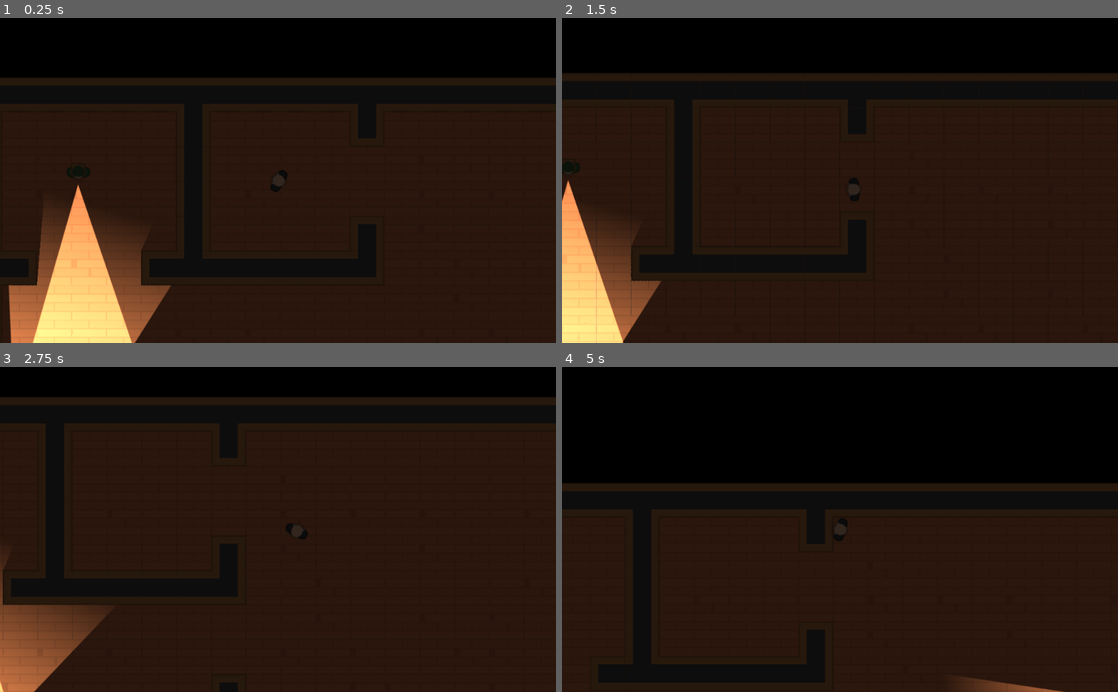
Above: before the commit, frames 1-4 (two rows, left to right).
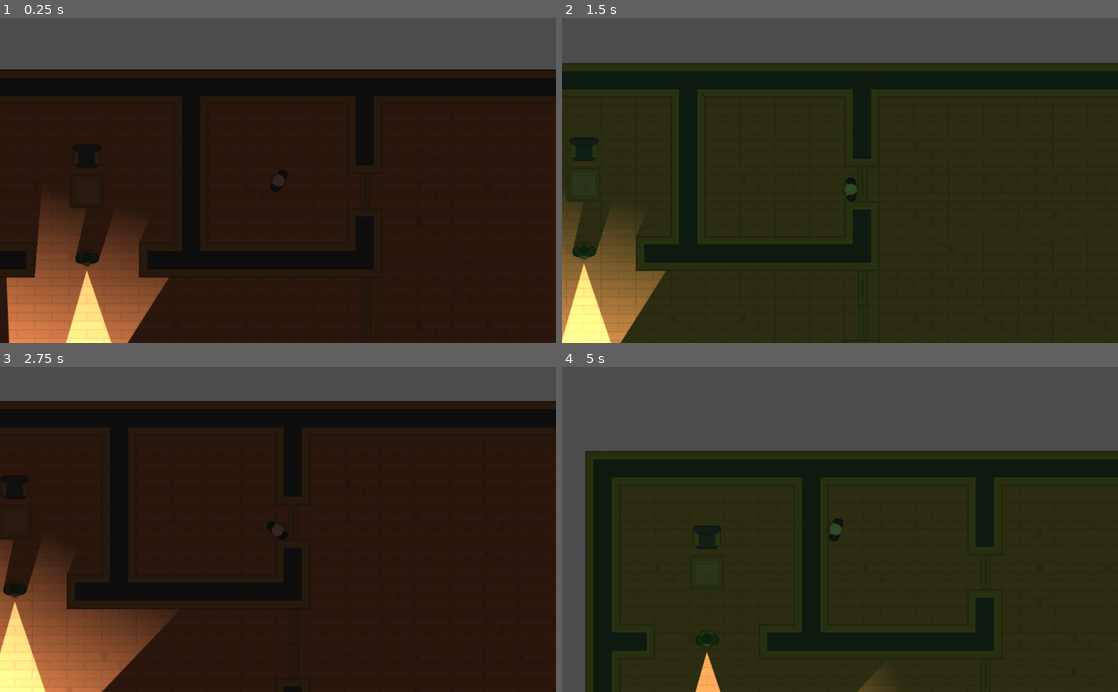
Above: after the commit, the same moments.

Repository: ThierryNathan/HotlineMiamiGodot
Game: Godot game, scene res://Assets/Fases/Level1.2.tscn
The game is run twice, just before and just after one commit, with the same random seed, the same clock (stepped at 60 frames per second) and the same inputs. The project has no main scene, so this scene is started directly.
Inputs (mouse positions are in pixels of both pictures, inside the frame that each line leads up to):
- Up to frame 1 (0.25 s): no input
- Up to frame 2 (1.5 s): tap Enter at 0.5 s; move the mouse to (962, 164) at 0.52 s; hold Right (mover_direita) 0.53-1.28 s; tap F (visão_noturna, bound only after the commit) at 0.6, 1.35 s; click (962, 164) at 0.67 s; move the mouse to (728, 196) at 1.27 s; hold Down (mover_baixo) from 1.28 s (still down); click (728, 196) at 1.42 s
- Up to frame 3 (2.75 s): move the mouse to (333, 458) at 2.02 s; release Down (mover_baixo) at 2.03 s; hold Right (mover_direita) from 2.03 s (still down); tap F (visão_noturna, bound only after the commit) at 2.1 s; click (333, 458) at 2.17 s
- Up to frame 4 (5 s): move the mouse to (812, 594) at 2.77 s; release Right (mover_direita) at 2.78 s; hold Up (mover_cima) 2.78-3.53 s; tap F (visão_noturna, bound only after the commit) at 2.85, 3.6, 4.35 s; click (812, 594) at 2.92 s; move the mouse to (1006, 578) at 3.52 s; hold Left (mover_esquerda) from 3.53 s (still down); click (1006, 578) at 3.67 s; move the mouse to (673, 480) at 4.27 s; click (673, 480) at 4.42 s

The runs differ from the first frame. In frame 1, 26% of the frame differs, in the area x 0-100%, y 0-100%; in frame 2, 32%; in frame 3, 24%; in frame 4, 60%.
Error in both runs: Invalid get index '0' (on base: 'PoolVector2Array'). (res://Assets/Scripts/Guarda.gd:26)

Commit message:
add doors and nightvision

Diff:
--- a/HOTLINE MIAMI FALSO/Assets/Fases/FaseBase.tscn
+++ b/HOTLINE MIAMI FALSO/Assets/Fases/FaseBase.tscn
@@ -1,7 +1,126 @@
-[gd_scene load_steps=3 format=2]
+[gd_scene load_steps=16 format=2]
 
 [ext_resource path="res://Assets/TileSets/Tiles.tres" type="TileSet" id=1]
 [ext_resource path="res://Assets/Personagens/PlasticSnake.tscn" type="PackedScene" id=2]
+[ext_resource path="res://Assets/GFX/Tilesheet/tilesheet_complete.png" type="Texture" id=3]
+[ext_resource path="res://Assets/Interface/ModoDeVisao.tscn" type="PackedScene" id=4]
+
+[sub_resource type="OccluderPolygon2D" id=1]
+polygon = PoolVector2Array( 4, 16, 4, 56, 60, 56, 60, 16, 52, 16, 48, 12, 16, 12, 12, 16 )
+
+[sub_resource type="ConvexPolygonShape2D" id=2]
+points = PoolVector2Array( 4, 16, 12, 16, 12, 12, 48, 12, 48, 16, 56, 16, 60, 16, 60, 56, 4, 56 )
+
+[sub_resource type="OccluderPolygon2D" id=3]
+polygon = PoolVector2Array( 64, 64, 0, 64, 0, 0, 64, 0 )
+
+[sub_resource type="ConvexPolygonShape2D" id=4]
+points = PoolVector2Array( 64, 64, 0, 64, 0, 0, 64, 0 )
+
+[sub_resource type="OccluderPolygon2D" id=5]
+polygon = PoolVector2Array( 64, 64, 0, 64, 0, 0, 64, 0 )
+
+[sub_resource type="ConvexPolygonShape2D" id=6]
+points = PoolVector2Array( 64, 64, 0, 64, 0, 0, 64, 0 )
+
+[sub_resource type="OccluderPolygon2D" id=7]
+polygon = PoolVector2Array( 64, 64, 0, 64, 0, 0, 64, 0 )
+
+[sub_resource type="ConvexPolygonShape2D" id=8]
+points = PoolVector2Array( 64, 64, 0, 64, 0, 0, 64, 0 )
+
+[sub_resource type="OccluderPolygon2D" id=9]
+polygon = PoolVector2Array( 64, 64, 0, 64, 0, 0, 64, 0 )
+
+[sub_resource type="ConvexPolygonShape2D" id=10]
+points = PoolVector2Array( 64, 64, 0, 64, 0, 0, 64, 0 )
+
+[sub_resource type="TileSet" id=11]
+0/name = "Poltrona"
+0/texture = ExtResource( 3 )
+0/tex_offset = Vector2( 0, 0 )
+0/modulate = Color( 1, 1, 1, 1 )
+0/region = Rect2( 1152, 1152, 64, 64 )
+0/tile_mode = 0
+0/occluder_offset = Vector2( 0, 0 )
+0/occluder = SubResource( 1 )
+0/navigation_offset = Vector2( 0, 0 )
+0/shapes = [ {
+"autotile_coord": Vector2( 0, 0 ),
+"one_way": false,
+"one_way_margin": 1.0,
+"shape": SubResource( 2 ),
+"shape_transform": Transform2D( 1, 0, 0, 1, 0, 0 )
+} ]
+0/z_index = 0
+1/name = "Mesa_Lado_Dir"
+1/texture = ExtResource( 3 )
+1/tex_offset = Vector2( 0, 0 )
+1/modulate = Color( 1, 1, 1, 1 )
+1/region = Rect2( 1280, 1088, 64, 64 )
+1/tile_mode = 0
+1/occluder_offset = Vector2( 0, 0 )
+1/occluder = SubResource( 3 )
+1/navigation_offset = Vector2( 0, 0 )
+1/shapes = [ {
+"autotile_coord": Vector2( 0, 0 ),
+"one_way": false,
+"one_way_margin": 1.0,
+"shape": SubResource( 4 ),
+"shape_transform": Transform2D( 1, 0, 0, 1, 0, 0 )
+} ]
+1/z_index = 0
+2/name = "Mesa_Meio"
+2/texture = ExtResource( 3 )
+2/tex_offset = Vector2( 0, 0 )
+2/modulate = Color( 1, 1, 1, 1 )
+2/region = Rect2( 1344, 1088, 64, 64 )
+2/tile_mode = 0
+2/occluder_offset = Vector2( 0, 0 )
+2/occluder = SubResource( 5 )
+2/navigation_offset = Vector2( 0, 0 )
+2/shapes = [ {
+"autotile_coord": Vector2( 0, 0 ),
+"one_way": false,
+"one_way_margin": 1.0,
+"shape": SubResource( 6 ),
+"shape_transform": Transform2D( 1, 0, 0, 1, 0, 0 )
+} ]
+2/z_index = 0
+3/name = "Mesa_Lado_Esq"
+3/texture = ExtResource( 3 )
+3/tex_offset = Vector2( 0, 0 )
+3/modulate = Color( 1, 1, 1, 1 )
+3/region = Rect2( 1408, 1088, 64, 64 )
+3/tile_mode = 0
+3/occluder_offset = Vector2( 0, 0 )
+3/occluder = SubResource( 7 )
+3/navigation_offset = Vector2( 0, 0 )
+3/shapes = [ {
+"autotile_coord": Vector2( 0, 0 ),
+"one_way": false,
+"one_way_margin": 1.0,
+"shape": SubResource( 8 ),
+"shape_transform": Transform2D( 1, 0, 0, 1, 0, 0 )
+} ]
+3/z_index = 0
+4/name = "Mesa_Pequena"
+4/texture = ExtResource( 3 )
+4/tex_offset = Vector2( 0, 0 )
+4/modulate = Color( 1, 1, 1, 1 )
+4/region = Rect2( 1472, 1088, 64, 64 )
+4/tile_mode = 0
+4/occluder_offset = Vector2( 0, 0 )
+4/occluder = SubResource( 9 )
+4/navigation_offset = Vector2( 0, 0 )
+4/shapes = [ {
+"autotile_coord": Vector2( 0, 0 ),
+"one_way": false,
+"one_way_margin": 1.0,
+"shape": SubResource( 10 ),
+"shape_transform": Transform2D( 1, 0, 0, 1, 0, 0 )
+} ]
+4/z_index = 0
 
 [node name="CenaBase" type="Node2D"]
 
@@ -16,6 +135,10 @@
 
 [node name="Destinos" type="Node" parent="Navigation2D"]
 
+[node name="Moveis" type="TileMap" parent="Navigation2D"]
+tile_set = SubResource( 11 )
+format = 1
+
 [node name="PlasticSnake" parent="." instance=ExtResource( 2 )]
 position = Vector2( 188.041, 190.496 )
 collision_mask = 1
@@ -24,10 +147,10 @@
 current = true
 smoothing_enabled = true
 
-[node name="CanvasModulate" type="CanvasModulate" parent="."]
-visible = false
-color = Color( 0.196078, 0.180392, 0.180392, 1 )
+[node name="ModoDeVisao" parent="." instance=ExtResource( 4 )]
 
 [node name="Cameras" type="Node2D" parent="."]
 
 [node name="Guardas" type="Node2D" parent="."]
+
+[node name="Portas" type="Node" parent="."]
--- a/HOTLINE MIAMI FALSO/Assets/Fases/Level1.2.tscn
+++ b/HOTLINE MIAMI FALSO/Assets/Fases/Level1.2.tscn
@@ -1,13 +1,15 @@
-[gd_scene load_steps=4 format=2]
+[gd_scene load_steps=5 format=2]
 
 [ext_resource path="res://Assets/Fases/FaseBase.tscn" type="PackedScene" id=1]
 [ext_resource path="res://Assets/Personagens/NPCs/Camera.tscn" type="PackedScene" id=2]
 [ext_resource path="res://Assets/Personagens/Guarda.tscn" type="PackedScene" id=3]
+[ext_resource path="res://Assets/Fases/Porta.tscn" type="PackedScene" id=4]
 
 [node name="Level1" instance=ExtResource( 1 )]
+position = Vector2( 4, 0 )
 
 [node name="TileMap" parent="Navigation2D" index="0"]
-tile_data = PoolIntArray( 65530, 0, 0, 65531, 0, 2, 65532, 0 …(422 unchanged characters)… 0, 65539, 1, 0, 65540, 1, 0, 65541, 0, 6, 65542, 1, 0, 65543, 1, 0, 65544, 1, 0, 65545, 1, 0, 65546, 1, 0, 65547, 1, 0, 65548, 1, 0, 65549, 1, 0, 65550, 1, 0, 65551, 1, 0, 65552, 1, 0, 65553, 1, 0, 65554, 1, 0, 65555, 1, 0, 65556, 1, 0, 65557, 1, 0, 65558, 1, 0, 65559, 1, 0, 65560, 1, 0, 65561, 0, 65538, 196602, 0, 65538, 196603, 1, 0, 196604, 1, 4, 196605, 1, 0, 196606, 1, 4, 196607, 1, 0, 131072, 0, 65538, 131073, 1, 0, 131074, 1, 0, 131075, 1, 4, 131076, 1, 0, 131077, 1, 0, 131078, 1, 0, 131079, 1, 2, 131080, 1, …(12795 unchanged characters)…
+tile_data = PoolIntArray( 65530, 0, 0, 65531, 0, 2, 65532, 0 …(422 unchanged characters)… 0, 65539, 1, 0, 65540, 1, 0, 65541, 0, 65538, 65542, 1, 0, 65543, 1, 0, 65544, 1, 0, 65545, 1, 0, 65546, 1, 0, 65547, 1, 0, 65548, 1, 0, 65549, 1, 0, 65550, 1, 0, 65551, 1, 0, 65552, 1, 0, 65553, 1, 0, 65554, 1, 0, 65555, 1, 0, 65556, 1, 0, 65557, 1, 0, 65558, 1, 0, 65559, 1, 0, 65560, 1, 0, 65561, 0, 65538, 196602, 0, 65538, 196603, 1, 0, 196604, 1, 4, 196605, 1, 0, 196606, 1, 4, 196607, 1, 0, 131072, 0, 65538, 131073, 1, 0, 131074, 1, 0, 131075, 1, 4, 131076, 1, 0, 131077, 0, 6, 131078, 1, 0, 131079, 1, 2, 131080, 1, …(12795 unchanged characters)…
 
 [node name="Position2D" type="Position2D" parent="Navigation2D/Destinos" index="0"]
 position = Vector2( 853.224, 490.29 )
@@ -27,8 +29,11 @@
 [node name="Position2D6" type="Position2D" parent="Navigation2D/Destinos" index="5"]
 position = Vector2( 1343.51, 131.541 )
 
-[node name="CanvasModulate" parent="." index="2"]
-visible = true
+[node name="Moveis" parent="Navigation2D" index="2"]
+tile_data = PoolIntArray( 196605, 1073741824, 0, 262141, 1073741828, 0, 1245200, 1073741824, 0, 1310736, -1610612735, 0, 1376271, -536870912, 0, 1376272, -1610612734, 0, 1376273, -1073741824, 0, 1441808, -1610612734, 0, 1507343, -536870912, 0, 1507344, -1610612734, 0, 1507345, -1073741824, 0, 1507354, 1073741824, 0, 1507355, 1073741824, 0, 1507363, 1073741824, 0, 1507365, 1073741824, 0, 1572880, -1610612733, 0, 1572889, 1610612739, 0, 1572890, 1610612738, 0, 1572891, 1610612738, 0, 1572892, 1610612737, 0, 1572898, 1, 0, 1572899, 2, 0, 1572900, 2, 0, 1572901, 2, 0, 1572902, 3, 0, 1638416, 0, 0, 1638426, 0, 0, 1638427, 0, 0, 1638436, 0, 0 )
+
+[node name="PlasticSnake" parent="." index="1"]
+position = Vector2( 192.201, 204.73 )
 
 [node name="Camera" parent="Cameras" index="0" instance=ExtResource( 2 )]
 position = Vector2( -316.756, 890.11 )
@@ -43,7 +48,7 @@
 rotation = -5.10393
 
 [node name="Guarda" parent="Guardas" index="0" instance=ExtResource( 3 )]
-position = Vector2( -179.51, 177.659 )
+position = Vector2( -159.316, 350.788 )
 rotation = 1.55234
 
 [node name="Guarda2" parent="Guardas" index="1" instance=ExtResource( 3 )]
@@ -51,9 +56,21 @@
 rotation = -1.47299
 
 [node name="Guarda3" parent="Guardas" index="2" instance=ExtResource( 3 )]
-position = Vector2( 2322.1, 1519.13 )
+position = Vector2( 2318.93, 1333.49 )
 rotation = -1.47299
 
 [node name="Guarda4" parent="Guardas" index="3" instance=ExtResource( 3 )]
 position = Vector2( 1499.61, 480.787 )
 rotation = -3.14102
+
+[node name="Porta" parent="Portas" index="0" instance=ExtResource( 4 )]
+position = Vector2( 357.433, 415.482 )
+rotation = 1.5708
+
+[node name="Porta2" parent="Portas" index="1" instance=ExtResource( 4 )]
+position = Vector2( 358.123, 480.657 )
+rotation = -1.5708
+
+[node name="Porta3" parent="Portas" index="2" instance=ExtResource( 4 )]
+position = Vector2( 356.892, 222.574 )
+rotation = 1.5708
--- /dev/null
+++ b/HOTLINE MIAMI FALSO/Assets/Fases/Porta.tscn
@@ -0,0 +1,80 @@
+[gd_scene load_steps=9 format=2]
+
+[ext_resource path="res://Assets/GFX/PNG/Tiles/tile_473.png" type="Texture" id=1]
+[ext_resource path="res://Assets/SFX/doorOpen_2.ogg" type="AudioStream" id=2]
+[ext_resource path="res://Assets/SFX/doorClose_4.ogg" type="AudioStream" id=3]
+[ext_resource path="res://Assets/Scripts/Porta.gd" type="Script" id=4]
+
+[sub_resource type="RectangleShape2D" id=1]
+extents = Vector2( 32, 42 )
+
+[sub_resource type="RectangleShape2D" id=2]
+extents = Vector2( 32, 10 )
+
+[sub_resource type="OccluderPolygon2D" id=3]
+closed = false
+polygon = PoolVector2Array( -32.1362, -8.7856, 31.9846, -8.7856, 31.8493, 8.80027, -32.2715, 9.2061 )
+
+[sub_resource type="Animation" id=4]
+resource_name = "AbrirPorta"
+length = 4.5
+tracks/0/type = "value"
+tracks/0/path = NodePath("ImgPorta:position")
+tracks/0/interp = 1
+tracks/0/loop_wrap = true
+tracks/0/imported = false
+tracks/0/enabled = true
+tracks/0/keys = {
+"times": PoolRealArray( 0, 1, 3, 4 ),
+"transitions": PoolRealArray( 1, 1, 1, 1 ),
+"update": 0,
+"values": [ Vector2( 0, 0 ), Vector2( -64, 0 ), Vector2( -64, 0 ), Vector2( 0, 0 ) ]
+}
+tracks/1/type = "audio"
+tracks/1/path = NodePath("AudioStreamPlayer2D")
+tracks/1/interp = 1
+tracks/1/loop_wrap = true
+tracks/1/imported = false
+tracks/1/enabled = true
+tracks/1/keys = {
+"clips": [ {
+"end_offset": 0.0,
+"start_offset": 0.0,
+"stream": ExtResource( 2 )
+}, {
+"end_offset": 0.0,
+"start_offset": 0.0,
+"stream": ExtResource( 3 )
+} ],
+"times": PoolRealArray( 0, 3.9 )
+}
+
+[node name="Porta" type="Area2D"]
+collision_layer = 2
+collision_mask = 5
+script = ExtResource( 4 )
+
+[node name="DetectorPlayer" type="CollisionShape2D" parent="."]
+shape = SubResource( 1 )
+
+[node name="ImgPorta" type="Sprite" parent="."]
+texture = ExtResource( 1 )
+
+[node name="StaticBody2D" type="StaticBody2D" parent="ImgPorta"]
+collision_layer = 2
+collision_mask = 5
+
+[node name="CollisionShape2D" type="CollisionShape2D" parent="ImgPorta/StaticBody2D"]
+shape = SubResource( 2 )
+
+[node name="LightOccluder2D" type="LightOccluder2D" parent="ImgPorta"]
+occluder = SubResource( 3 )
+
+[node name="AnimationPlayer" type="AnimationPlayer" parent="."]
+anims/AbrirPorta = SubResource( 4 )
+
+[node name="AudioStreamPlayer2D" type="AudioStreamPlayer2D" parent="."]
+stream = ExtResource( 3 )
+[connection signal="body_entered" from="." to="." method="_on_Porta_body_entered"]
+[connection signal="body_exited" from="." to="." method="_on_Porta_body_exited"]
+[connection signal="input_event" from="." to="." method="_on_Porta_input_event"]
--- /dev/null
+++ b/HOTLINE MIAMI FALSO/Assets/Interface/ModoDeVisao.gd
@@ -0,0 +1,30 @@
+extends CanvasModulate
+
+const ESCURO = Color("322e2e")
+const VISAONOTURNA = Color("335a3a")
+var intervalo = false
+
+func _ready():
+	color = ESCURO
+
+func alternar_modo():
+	if not intervalo:
+		if color == VISAONOTURNA:
+			modo_escuro()
+		else:
+			modo_visao_noturna()
+		intervalo = true
+		$Timer.start()
+
+func modo_escuro():
+	color = ESCURO
+	$AudioStreamPlayer2D.stream = load("res://Assets/SFX/nightvision_off.wav")
+	$AudioStreamPlayer2D.play()
+
+func modo_visao_noturna():
+	color = VISAONOTURNA
+	$AudioStreamPlayer2D.stream = load("res://Assets/SFX/nightvision.wav")
+	$AudioStreamPlayer2D.play()
+
+func _on_Timer_timeout():
+	intervalo = false
--- /dev/null
+++ b/HOTLINE MIAMI FALSO/Assets/Interface/ModoDeVisao.tscn
@@ -0,0 +1,15 @@
+[gd_scene load_steps=2 format=2]
+
+[ext_resource path="res://Assets/Interface/ModoDeVisao.gd" type="Script" id=1]
+
+[node name="ModoDeVisao" type="CanvasModulate" groups=[
+"Interface",
+]]
+color = Color( 0.2, 0.352941, 0.227451, 1 )
+script = ExtResource( 1 )
+
+[node name="AudioStreamPlayer2D" type="AudioStreamPlayer2D" parent="."]
+
+[node name="Timer" type="Timer" parent="."]
+one_shot = true
+[connection signal="timeout" from="Timer" to="." method="_on_Timer_timeout"]
--- a/HOTLINE MIAMI FALSO/Assets/Scripts/PlasticSnake.gd
+++ b/HOTLINE MIAMI FALSO/Assets/Scripts/PlasticSnake.gd
@@ -23,3 +23,7 @@
 		movimento.x = clamp (movimento.x + VELOCIDADE, 0, VELOCIDADE_MAXIMA)
 	else:
 		movimento.x = lerp (movimento.x, 0, FRICCAO)
+
+func _input(event):
+	if Input.is_action_just_pressed("visão_noturna"):
+		get_tree().call_group("Interface", "alternar_modo")
--- /dev/null
+++ b/HOTLINE MIAMI FALSO/Assets/Scripts/Porta.gd
@@ -0,0 +1,22 @@
+extends Area2D
+
+var pode_clicar = false
+
+func _on_Porta_body_entered(body):
+	if body.collision_layer == 1:
+		pode_clicar = true
+	else:
+		abrir()
+
+
+func _on_Porta_body_exited(body):
+	if body.collision_layer == 1:
+		pode_clicar = false
+
+
+func _on_Porta_input_event(viewport, event, shape_idx):
+	if Input.is_mouse_button_pressed(BUTTON_LEFT) and pode_clicar:
+		abrir()
+
+func abrir():
+	$AnimationPlayer.play("AbrirPorta")
--- a/HOTLINE MIAMI FALSO/project.godot
+++ b/HOTLINE MIAMI FALSO/project.godot
@@ -13,35 +13,35 @@
 
 }
 
-[application]
-
-config/name="HOTLINE MIAMI FALSO"
-config/icon="res://icon.png"
-
 [input]
 
 mover_cima={
 "deadzone": 0.5,
-"events": [ Object(InputEventKey,"resource_local_to_scene":false,"resource_name":"","device":0,"alt":false,"shift":false,"control":false,"meta":false,"command":false,"pressed":false,"scancode":87,"unicode":0,"echo":false,"script":null)
-, Object(InputEventKey,"resource_local_to_scene":false,"resource_name":"","device":0,"alt":false,"shift":false,"control":false,"meta":false,"command":false,"pressed":false,"scancode":16777232,"unicode":0,"echo":false,"script":null)
+"events": [ Object(InputEventKey,"resource_local_to_scene":false,"resource_name":"","device":0,"alt":false,"shift":false,"control":false,"meta":false,"command":false,"pressed":false,"scancode":16777232,"unicode":0,"echo":false,"script":null)
+, Object(InputEventKey,"resource_local_to_scene":false,"resource_name":"","device":0,"alt":false,"shift":false,"control":false,"meta":false,"command":false,"pressed":false,"scancode":87,"unicode":0,"echo":false,"script":null)
  ]
 }
 mover_baixo={
 "deadzone": 0.5,
-"events": [ Object(InputEventKey,"resource_local_to_scene":false,"resource_name":"","device":0,"alt":false,"shift":false,"control":false,"meta":false,"command":false,"pressed":false,"scancode":83,"unicode":0,"echo":false,"script":null)
-, Object(InputEventKey,"resource_local_to_scene":false,"resource_name":"","device":0,"alt":false,"shift":false,"control":false,"meta":false,"command":false,"pressed":false,"scancode":16777234,"unicode":0,"echo":false,"script":null)
+"events": [ Object(InputEventKey,"resource_local_to_scene":false,"resource_name":"","device":0,"alt":false,"shift":false,"control":false,"meta":false,"command":false,"pressed":false,"scancode":16777234,"unicode":0,"echo":false,"script":null)
+, Object(InputEventKey,"resource_local_to_scene":false,"resource_name":"","device":0,"alt":false,"shift":false,"control":false,"meta":false,"command":false,"pressed":false,"scancode":83,"unicode":0,"echo":false,"script":null)
+ ]
+}
+mover_esquerda={
+"deadzone": 0.5,
+"events": [ Object(InputEventKey,"resource_local_to_scene":false,"resource_name":"","device":0,"alt":false,"shift":false,"control":false,"meta":false,"command":false,"pressed":false,"scancode":16777231,"unicode":0,"echo":false,"script":null)
+, Object(InputEventKey,"resource_local_to_scene":false,"resource_name":"","device":0,"alt":false,"shift":false,"control":false,"meta":false,"command":false,"pressed":false,"scancode":65,"unicode":0,"echo":false,"script":null)
  ]
 }
 mover_direita={
 "deadzone": 0.5,
-"events": [ Object(InputEventKey,"resource_local_to_scene":false,"resource_name":"","device":0,"alt":false,"shift":false,"control":false,"meta":false,"command":false,"pressed":false,"scancode":68,"unicode":0,"echo":false,"script":null)
-, Object(InputEventKey,"resource_local_to_scene":false,"resource_name":"","device":0,"alt":false,"shift":false,"control":false,"meta":false,"command":false,"pressed":false,"scancode":16777233,"unicode":0,"echo":false,"script":null)
+"events": [ Object(InputEventKey,"resource_local_to_scene":false,"resource_name":"","device":0,"alt":false,"shift":false,"control":false,"meta":false,"command":false,"pressed":false,"scancode":16777233,"unicode":0,"echo":false,"script":null)
+, Object(InputEventKey,"resource_local_to_scene":false,"resource_name":"","device":0,"alt":false,"shift":false,"control":false,"meta":false,"command":false,"pressed":false,"scancode":68,"unicode":0,"echo":false,"script":null)
  ]
 }
-mover_esquerda={
+"visão_noturna"={
 "deadzone": 0.5,
-"events": [ Object(InputEventKey,"resource_local_to_scene":false,"resource_name":"","device":0,"alt":false,"shift":false,"control":false,"meta":false,"command":false,"pressed":false,"scancode":65,"unicode":0,"echo":false,"script":null)
-, Object(InputEventKey,"resource_local_to_scene":false,"resource_name":"","device":0,"alt":false,"shift":false,"control":false,"meta":false,"command":false,"pressed":false,"scancode":16777231,"unicode":0,"echo":false,"script":null)
+"events": [ Object(InputEventKey,"resource_local_to_scene":false,"resource_name":"","device":0,"alt":false,"shift":false,"control":false,"meta":false,"command":false,"pressed":false,"scancode":70,"unicode":0,"echo":false,"script":null)
  ]
 }
 
@@ -50,7 +50,3 @@
 2d_physics/layer_1="Jogador"
 2d_physics/layer_2="Tiles"
 2d_physics/layer_3="NPC"
-
-[rendering]
-
-environment/default_clear_color=Color( 0, 0, 0, 1 )
Not shown, changed: HOTLINE MIAMI FALSO/Assets/SFX/doorClose_4.ogg.import
Not shown, changed: HOTLINE MIAMI FALSO/Assets/SFX/doorOpen_2.ogg.import
Not shown, added: HOTLINE MIAMI FALSO/project.godot~RFa02e87.TMP
